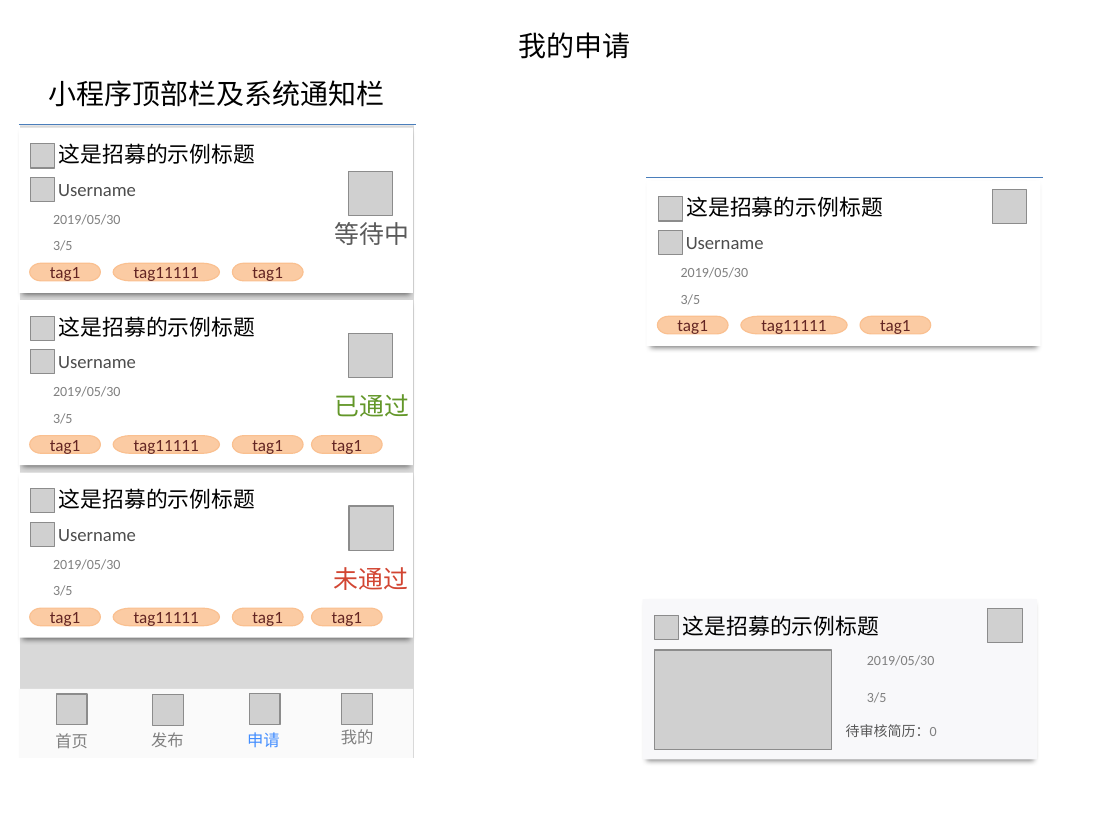
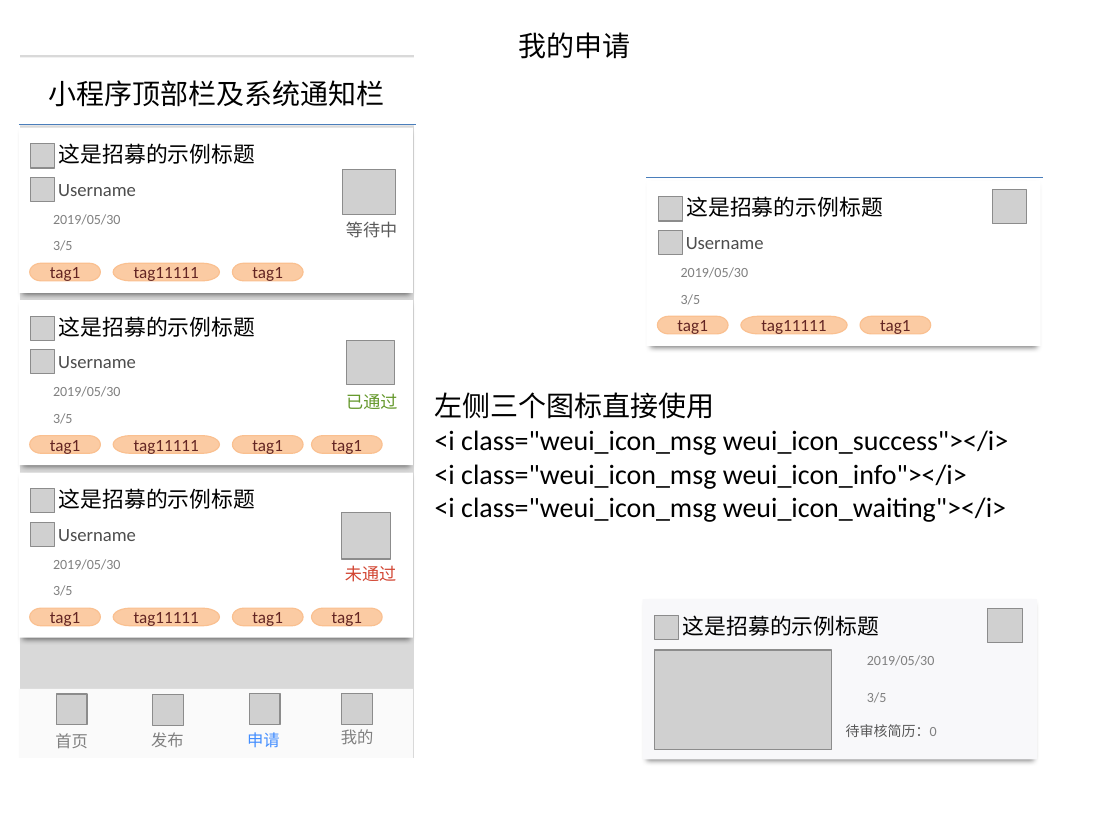
Before and after one commit to kirito12138/GroupWork, a slide deck: slide 4 of docs/Beta阶段前端设计稿.pptx. Drawn at 1120x840 pixels with LibreOffice and Linux fonts; fonts in the diff are those of the drawing; grey boxes stand for pictures; background and template pictures are left out. Boxes give left, top, right and bottom in pixels: in the first picture for what was removed or moved away, otherwise in the second. Text is boxed around its words. In the diff, an @@ line names an element or a change of style, - is before the commit and + after.

Commit message:
调整了申请中的icon，使用默认微信自带icon

```diff
--- a/docs/Beta阶段前端设计稿.pptx
+++ b/docs/Beta阶段前端设计稿.pptx
@@ picture: place and size @@
-picture at box(348, 171, 392, 215)
+picture at box(343, 170, 396, 215)
@@ picture: place and size @@
-picture at box(348, 334, 392, 377)
+picture at box(347, 340, 395, 384)
@@ text added at box(435, 392, 1008, 522), 18 pt, text #000000 @@
+左侧三个图标直接使用
+<i class="weui_icon_msg weui_icon_success"></i>
+<i class="weui_icon_msg weui_icon_info"></i>
+<i class="weui_icon_msg weui_icon_waiting"></i>
@@ picture: place and size @@
-picture at box(349, 506, 393, 550)
+picture at box(342, 513, 391, 560)
@@ size 16 to 11 pt in 3 elements at box(346, 221, 397, 238), box(346, 393, 397, 409), box(345, 565, 396, 582) @@
```
Also in this commit, not shown: 2 other slides changed.
